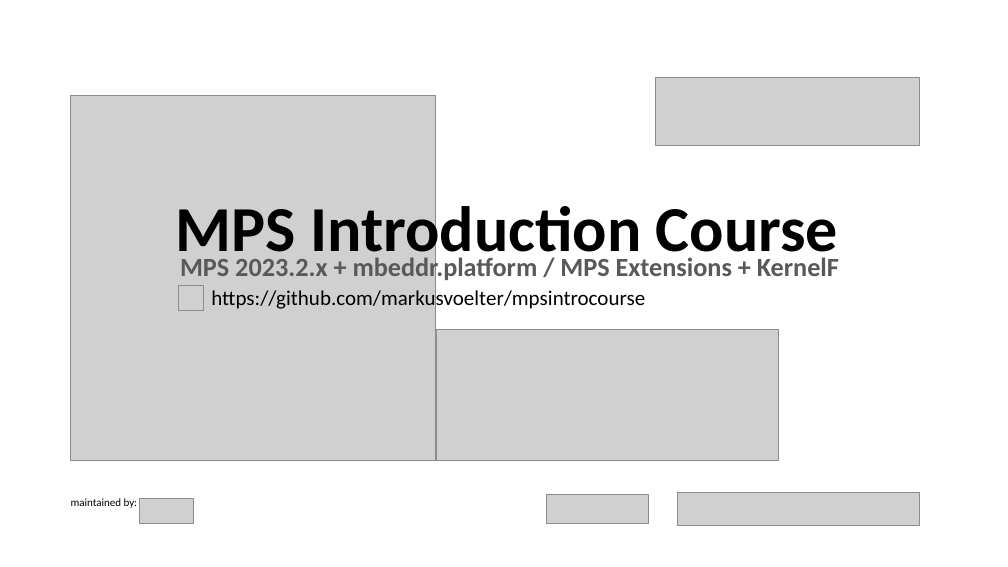
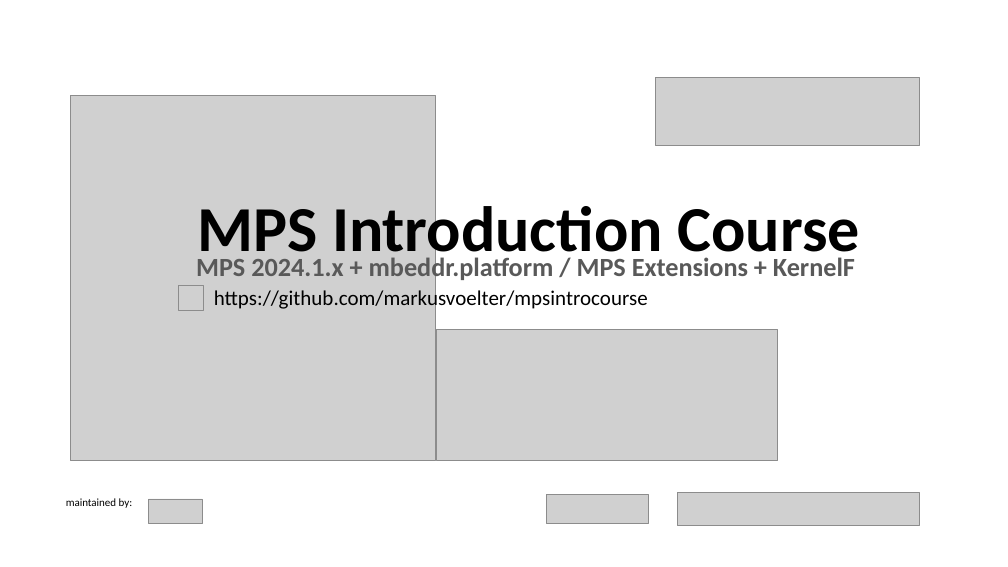
Before and after one commit to markusvoelter/mpsintrocourse, a slide deck: slide 1 of docs/MPS Introduction Course.pptx. Drawn at 1008x567 pixels with LibreOffice and Linux fonts; fonts in the diff are those of the drawing; grey boxes stand for pictures. Boxes give left, top, right and bottom in pixels: in the first picture for what was removed or moved away, otherwise in the second. Text is boxed around its words. In the diff, an @@ line names an element or a change of style, - is before the commit and + after.

```diff
--- a/docs/MPS Introduction Course.pptx
+++ b/docs/MPS Introduction Course.pptx
@@ text "MPS Introduction Course": place and size @@
-text "MPS Introduction Course" at (176, 197, 838, 266)
+text "MPS Introduction Course" at (197, 197, 859, 266)
@@ text at (196, 255, 855, 283): text changed @@
-MPS 2023.2.x + mbeddr.platform / MPS Extensions + KernelF
+MPS 2024.1.x + mbeddr.platform / MPS Extensions + KernelF
@@ text "maintained by:": place and size @@
-text "maintained by:" at (71, 498, 138, 508)
+text "maintained by:" at (66, 498, 133, 508)
@@ picture: place and size @@
-picture at (140, 499, 194, 524)
+picture at (149, 499, 203, 524)
```
Also in this commit, not shown: 1 other file.
